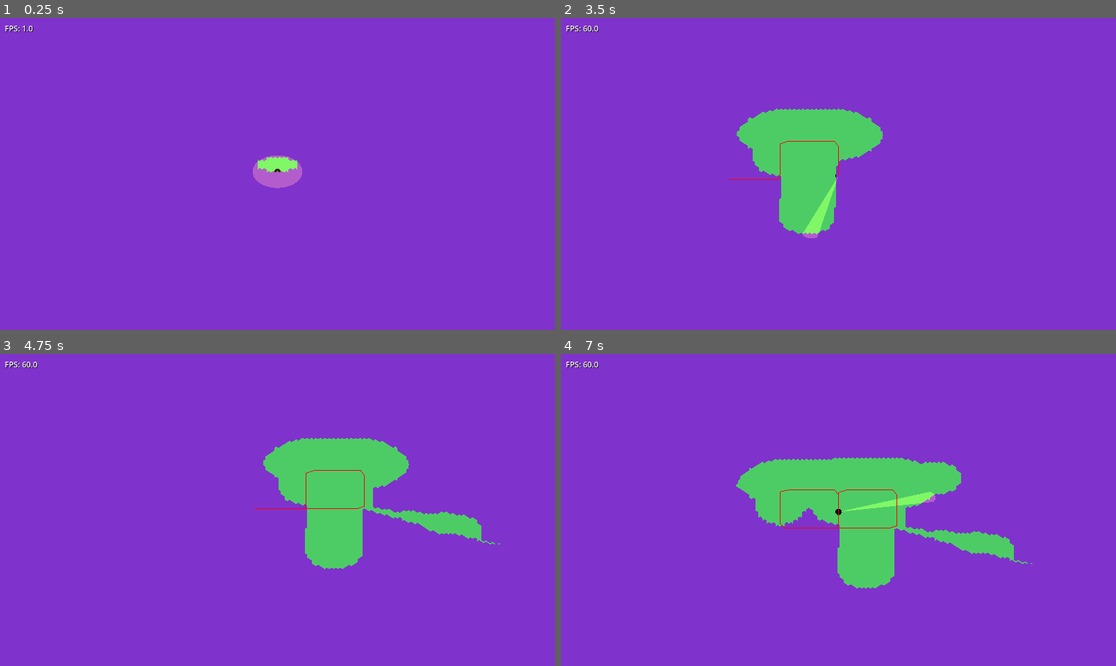
Above: before the commit, frames 1-4 (two rows, left to right).
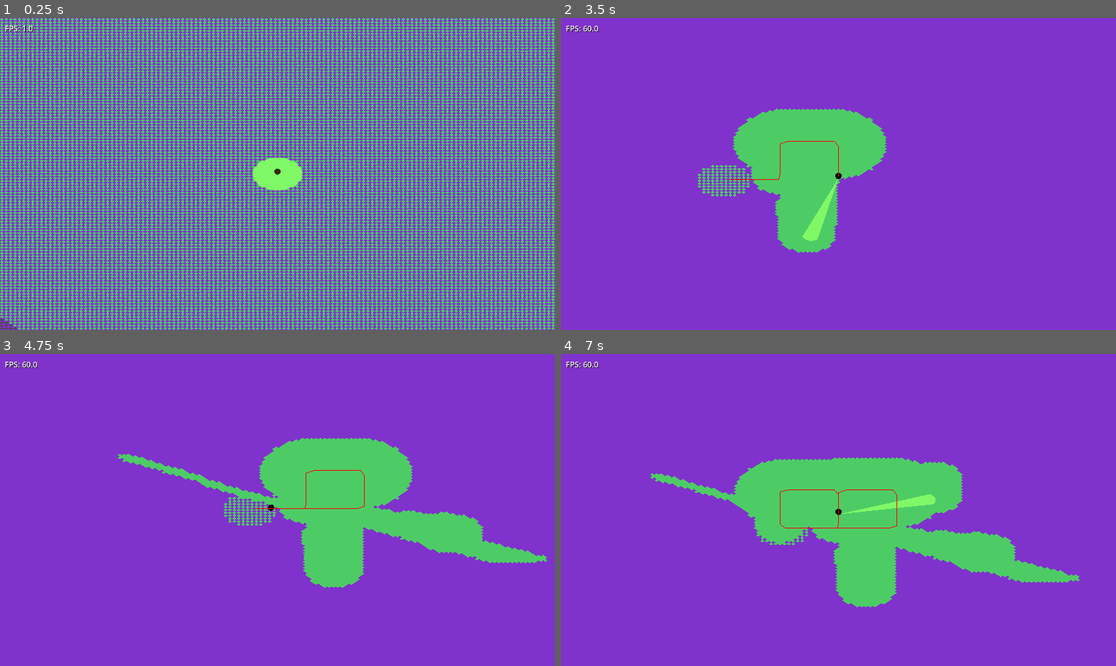
Above: after the commit, the same moments.

Repository: emersonh16/dastardlyfuck
Game: Godot game, scene res://scenes/test/test_miasma.tscn
Same seed, same stepped clock (60 frames per second), same inputs: the game is played once before the commit and once after it.
Inputs (mouse positions are in pixels of both pictures, inside the frame that each line leads up to):
- Up to frame 1 (0.25 s): no input
- Up to frame 2 (3.5 s): tap Enter at 0.5 s; move the mouse to (960, 158) at 0.52 s; hold Right (ui_right) 0.53-1.28 s; tap 1 at 0.6 s; click (960, 158) at 0.67 s; move the mouse to (727, 189) at 1.27 s; hold Down (ui_down) 1.28-2.03 s; tap 2 at 1.35 s; click (727, 189) at 1.42 s; move the mouse to (894, 105) at 2.02 s; hold Right (ui_right) 2.03-2.78 s; tap 3 at 2.1 s; click (894, 105) at 2.17 s; move the mouse to (810, 236) at 2.77 s; hold Up (ui_up) from 2.78 s (still down); tap 4 at 2.85 s; click (810, 236) at 2.92 s
- Up to frame 3 (4.75 s): move the mouse to (444, 556) at 3.52 s; release Up (ui_up) at 3.53 s; hold Left (ui_left) from 3.53 s (still down); tap 5 at 3.6 s; click (444, 556) at 3.67 s; move the mouse to (111, 463) at 4.27 s; tap 1 at 4.35 s; click (111, 463) at 4.42 s
- Up to frame 4 (7 s): move the mouse to (866, 510) at 5.02 s; release Left (ui_left) at 5.03 s; hold Down (ui_down) 5.03-5.78 s; tap 2 at 5.1 s; click (866, 510) at 5.17 s; move the mouse to (755, 432) at 5.77 s; hold Right (ui_right) 5.78-6.53 s; tap 3 at 5.85 s; click (755, 432) at 5.92 s; move the mouse to (960, 494) at 6.52 s; hold Up (ui_up) from 6.53 s (still down); tap 4 at 6.6 s; click (960, 494) at 6.67 s

The runs differ from the first frame. In frame 1, 46% of the frame differs, in the area x 0-100%, y 0-100%; in frame 2, 2.2%; in frame 3, 4.5%; in frame 4, 4.9%.

Commit message:
we build

Diff:
--- a/scripts/renderers/beam_renderer.gd
+++ b/scripts/renderers/beam_renderer.gd
@@ -53,9 +53,9 @@
 	beam_mesh_instance = MeshInstance3D.new()
 	beam_mesh_instance.mesh = circle_mesh
 
-	# NO ROTATION NEEDED - mesh is already flat on XZ plane!
-	beam_mesh_instance.rotation_degrees = Vector3(0, 0, 0)  # Already flat, no rotation
-	beam_mesh_instance.scale = Vector3(1.0, 1.0, 1.0)  # No scaling - show actual circle
+	# 2D sheet - flat on XZ plane, no X or Z rotation (only Y rotation for direction)
+	beam_mesh_instance.rotation_degrees = Vector3(0, 0, 0)  # Flat on ground, no tilt
+	beam_mesh_instance.scale = Vector3(1.0, 1.0, 1.0)  # No scaling
 
 	beam_material = StandardMaterial3D.new()
 	beam_material.albedo_color = Color(1.0, 0.84, 0.0, 0.2)  # Gold color, 20% opacity (more translucent)
@@ -121,19 +121,18 @@
 	var ground_pos = Vector3(derelict_pos.x, 0, derelict_pos.z)  # Ground level - matches clearing
 	global_position = ground_pos
 
-	# Position beam well above ground level
-	# Ground is at Y=-1.0, derelict at Y=0, so position beam at Y=2.0 to be clearly visible
-	beam_mesh_instance.position = Vector3(0, 2.0, 0)
-
-	# Rotate cone/laser toward mouse
+	# Position beam flat on ground (2D sheet) - slightly above to avoid z-fighting
+	beam_mesh_instance.position = Vector3(0, 0.01, 0)
+
+	# Rotate cone/laser toward mouse (only Y rotation - keep it flat/2D)
 	var current_mode = beam_manager.get_mode()
 	if current_mode == BeamManager.BeamMode.CONE or current_mode == BeamManager.BeamMode.LASER:
 		var mouse_pos = _get_mouse_world_position()
 		if mouse_pos != Vector3.ZERO:
 			var direction = (mouse_pos - ground_pos)
 			if direction.length() > 0.1:
-				var angle = atan2(direction.x, direction.z)  # Y rotation for isometric
-				beam_mesh_instance.rotation.y = angle
+				var angle = atan2(direction.x, direction.z)  # Y rotation only (2D sheet)
+				beam_mesh_instance.rotation = Vector3(0, angle, 0)  # Only Y rotation, X and Z stay 0
 
 
 func _on_beam_mode_changed(mode):
--- a/scripts/renderers/miasma_renderer.gd
+++ b/scripts/renderers/miasma_renderer.gd
@@ -5,7 +5,7 @@
 # Constants (fallback if autoload not ready)
 const MIASMA_TILE_SIZE_X = 2.0  # Even smaller blocks for more granular fog
 const MIASMA_TILE_SIZE_Z = 2.0  # Even smaller blocks for more granular fog
-const MIASMA_BLOCK_HEIGHT = 16.0
+const MIASMA_BLOCK_HEIGHT = 16.0  # Legacy - now using thin 2D sheet (0.1 thickness)
 
 var miasma_manager: Node
 var mesh_instance: MultiMeshInstance3D
@@ -40,15 +40,15 @@
 	mesh_instance = MultiMeshInstance3D.new()
 	add_child(mesh_instance)
 
-	# Create box mesh for miasma blocks
+	# Create flat box mesh for miasma blocks (2D sheet on ground)
 	box_mesh = BoxMesh.new()
 	var tile_x = miasma_manager.MIASMA_TILE_SIZE_X if miasma_manager else MIASMA_TILE_SIZE_X
 	var tile_z = miasma_manager.MIASMA_TILE_SIZE_Z if miasma_manager else MIASMA_TILE_SIZE_Z
-	var block_h = miasma_manager.MIASMA_BLOCK_HEIGHT if miasma_manager else MIASMA_BLOCK_HEIGHT
+	var sheet_thickness = 0.1  # Thin 2D sheet (was block_h = 16.0)
 
 	# Blocks are full size - completely touching with no gaps
 	var edge_gap = 1.0  # Full size = no gaps
-	box_mesh.size = Vector3(tile_x * edge_gap, block_h, tile_z * edge_gap)
+	box_mesh.size = Vector3(tile_x * edge_gap, sheet_thickness, tile_z * edge_gap)
 
 	# Create purple material - gaps between blocks will show as dark edges
 	material = StandardMaterial3D.new()
@@ -89,10 +89,11 @@
 
 	mesh_instance.multimesh.instance_count = test_blocks.size()
 	var index = 0
+	var sheet_thickness = 0.1  # Thin 2D sheet
 	for tile_pos in test_blocks.keys():
 		var world_x = tile_pos.x * MIASMA_TILE_SIZE_X
 		var world_z = tile_pos.y * MIASMA_TILE_SIZE_Z
-		var world_y = MIASMA_BLOCK_HEIGHT / 2.0
+		var world_y = sheet_thickness / 2.0  # Flat on ground
 
 		var block_transform = Transform3D(
 			Basis(),
@@ -135,14 +136,14 @@
 		if not blocks[tile_pos]:  # Skip absent blocks
 			continue
 
-		# Convert tile position to world position
+		# Convert tile position to world position (2D sheet on ground)
 		var tile_x = miasma_manager.MIASMA_TILE_SIZE_X if miasma_manager else MIASMA_TILE_SIZE_X
 		var tile_z = miasma_manager.MIASMA_TILE_SIZE_Z if miasma_manager else MIASMA_TILE_SIZE_Z
-		var block_h = miasma_manager.MIASMA_BLOCK_HEIGHT if miasma_manager else MIASMA_BLOCK_HEIGHT
+		var sheet_thickness = 0.1  # Thin 2D sheet
 
 		var world_x = tile_pos.x * tile_x
 		var world_z = tile_pos.y * tile_z
-		var world_y = block_h / 2.0  # Center block on ground
+		var world_y = sheet_thickness / 2.0  # Flat on ground (slightly above to avoid z-fighting)
 
 		var block_transform = Transform3D(
 			Basis(),
